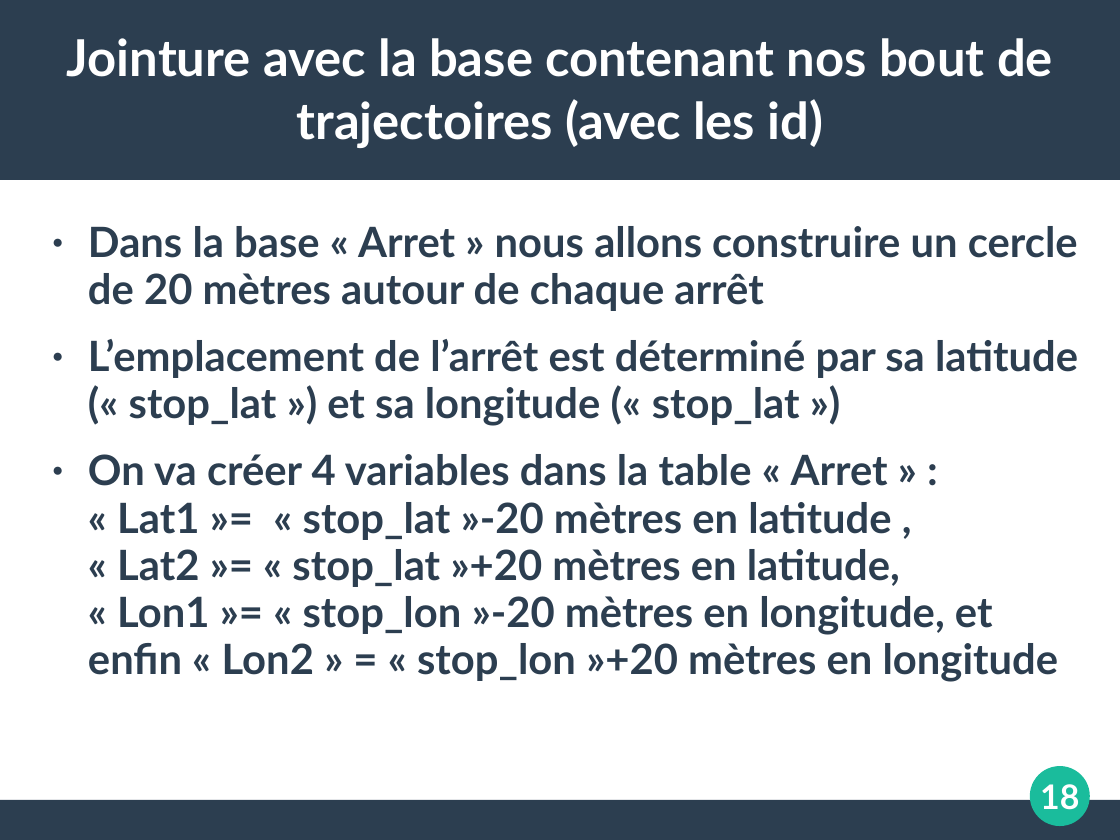
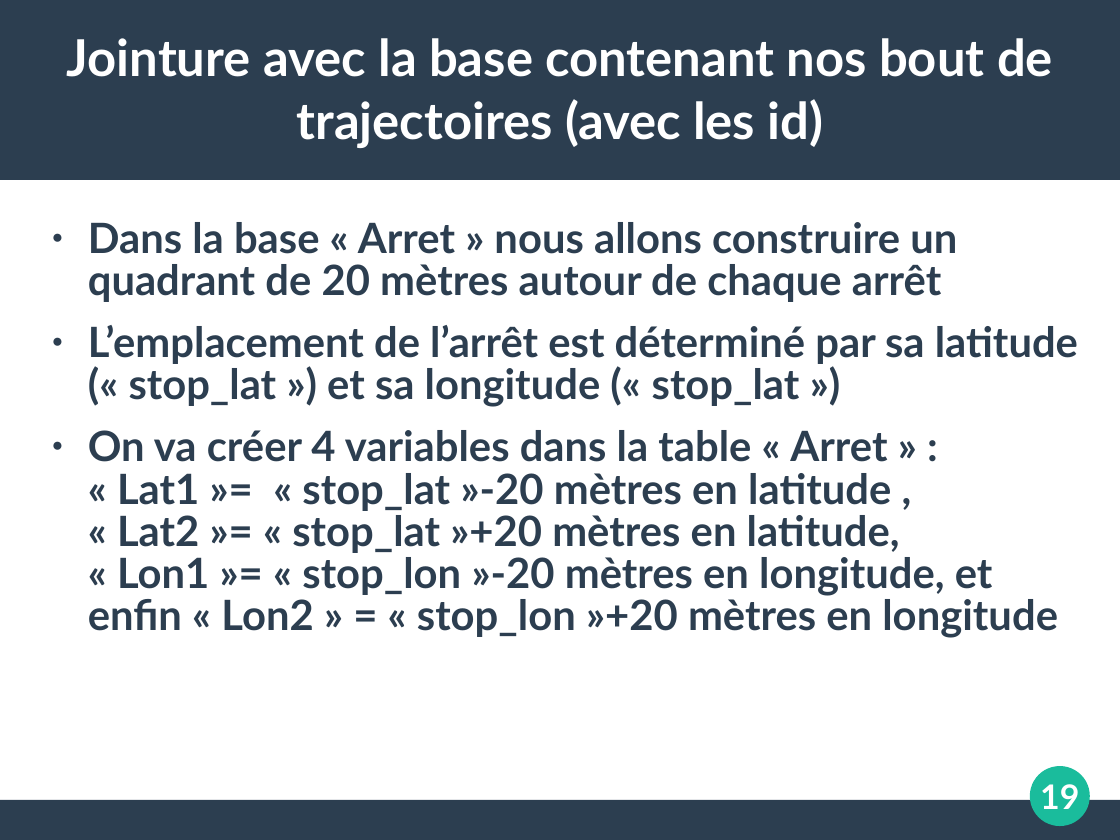
Before and after one commit to koper921/ProjetGps, a slide deck: slide 19 of Slide TER.ppt (slide 18 before the commit). Drawn at 1120x840 pixels with LibreOffice and Linux fonts; fonts in the diff are those of the drawing. Boxes give left, top, right and bottom in pixels: in the first picture for what was removed or moved away, otherwise in the second. Text is boxed around its words. In the diff, an @@ line names an element or a change of style, - is before the commit and + after.

Commit message:
ajout mapping dbscan + corrections dans le slide

```diff
--- a/Slide TER.ppt
+++ b/Slide TER.ppt
@@ text at box(88, 222, 957, 302): text changed @@
-● Dans la base « Arret » nous allons construire un cercle de 20 mètres autour de chaque arrêt
+● Dans la base « Arret » nous allons construire un quadrant de 20 mètres autour de chaque arrêt
@@ text at box(88, 325, 1078, 638): line spacing 0.94 to 0.84 @@
@@ page number at box(1040, 784, 1079, 809): text changed @@
-18
+19
```
Also in this commit, not shown: 12 other slides changed, 1 slide added, 3 other files.
